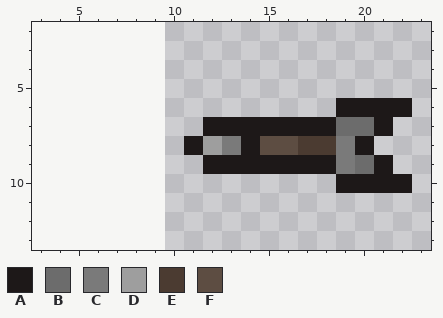
File history of a pixel-art file, Assets/Assets/Sprite/Sp_Character/Sp_Enemy/Archer/Arrow.aseprite. Above: the version before the commit.
15x15 pixels, 1 frame. Shown: x 3..23, y 2..13. The old version is drawn lined up with the new one, on the new canvas.
Palette (. is transparent): A #1d1818  B #6c6c6c  C #7a7a7a  D #9e9e9e  E #4b3b31  F #5d4d42
Pixels before, first column x 11:
 6 ........AAAA
 7 .AAAAAAABBA.
 8 ADCAFFEECA..
 9 .AAAAAAACBA.
10 ........AAAA
New version:
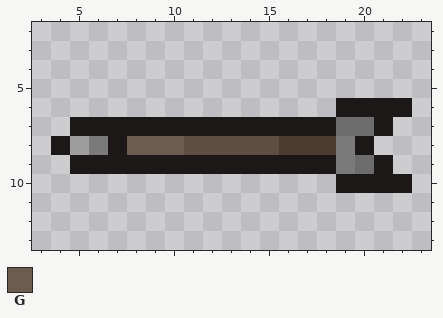
Colours new in this view: G #6c5c50
Change:
canvas 15x15 -> 25x15, the old top-left corner now at 10,0
The edit adds colour A in row 7 at x 5 to 11; in row 8 at x 4 and 7; in row 9 at x 5 to 11.
The edit adds colour C in row 8 at x 6.
The edit adds colour D in row 8 at x 5.
Colour F gives way to colour E in row 8 at x 16.
Colour A gives way to colour F in row 8 at x 11 and 14.
Colour C gives way to colour F in row 8 at x 13.
Colour D gives way to colour F in row 8 at x 12.
The edit adds colour G in row 8 at x 8 to 10.
